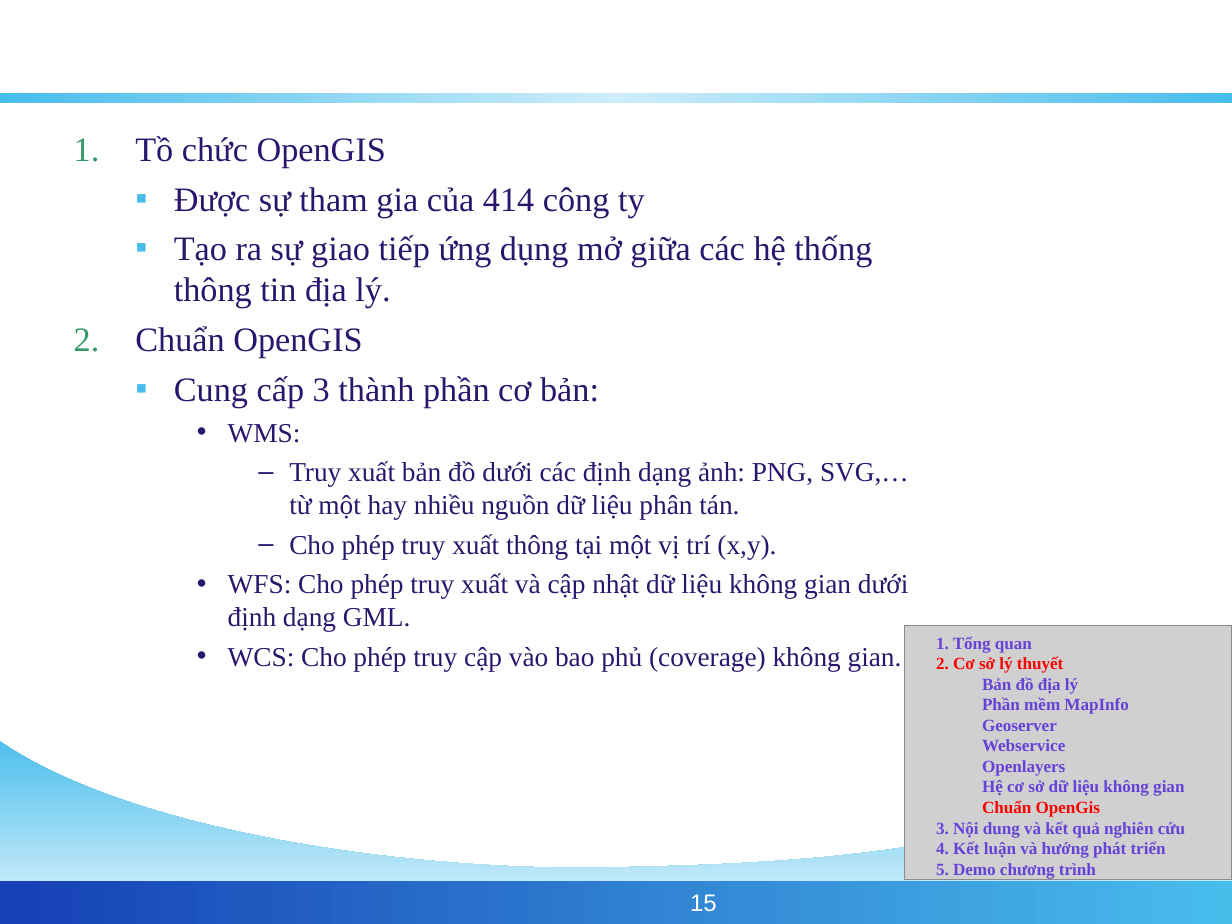
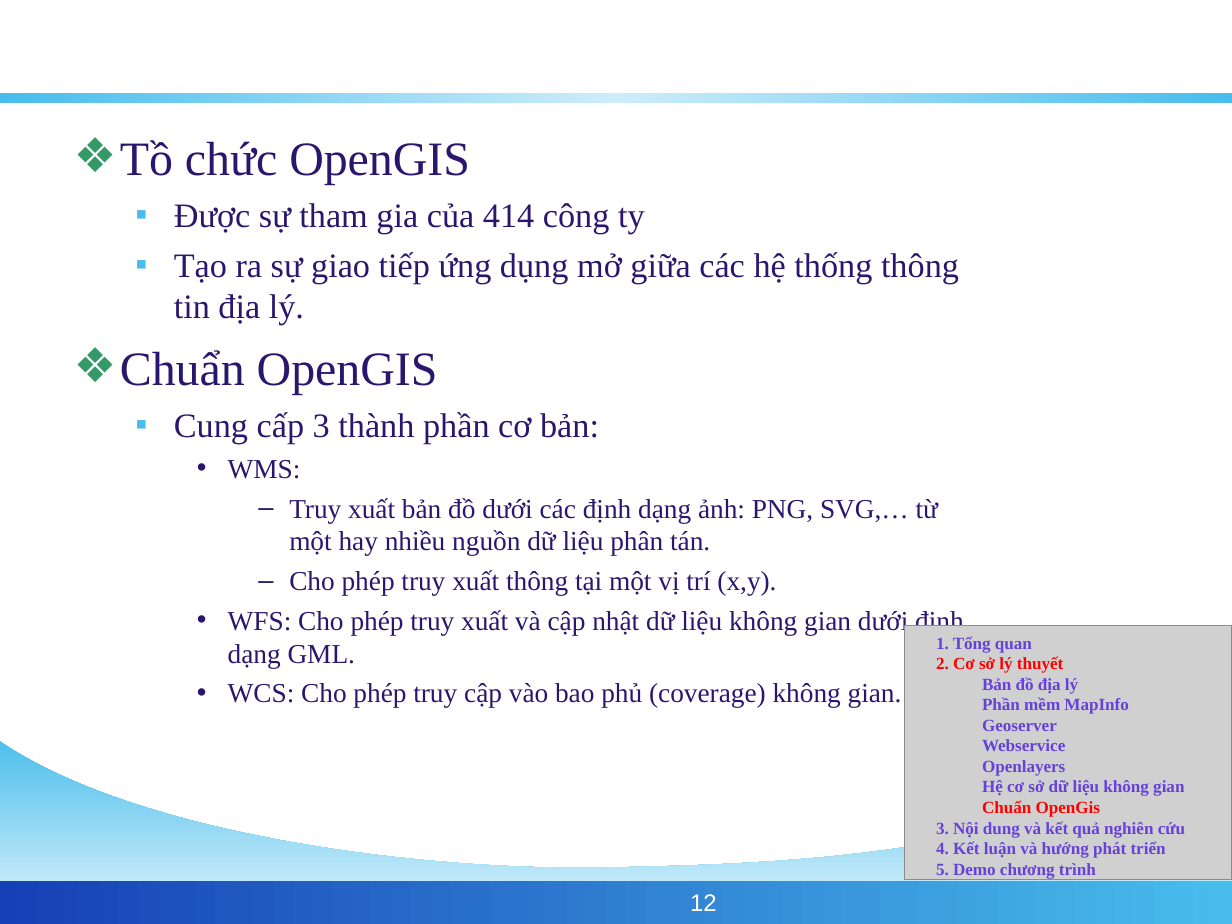
Before and after one commit to phamngsinh/cantho-webgis, a slide deck: slide 12 of Document/Bao Cao/BaoCaoLuanVan.ppt (slide 15 before the commit). Drawn at 1232x924 pixels with LibreOffice and Linux fonts; fonts in the diff are those of the drawing; grey boxes stand for pictures; background and template pictures are left out. Boxes give left, top, right and bottom in pixels: in the first picture for what was removed or moved away, otherwise in the second. Text is boxed around its words. In the diff, an @@ line names an element or a change of style, - is before the commit and + after.

```diff
--- a/Document/Bao Cao/BaoCaoLuanVan.ppt
+++ b/Document/Bao Cao/BaoCaoLuanVan.ppt
@@ text at (120,140,470,394): size 20 to 28 pt in "Tồ chức OpenGIS", "Chuẩn OpenGIS"; bullet 1. to ❖; more space between paragraphs @@
@@ page number at (690,894,717,911): text changed @@
-15
+12
```
Also in this commit, not shown: 9 other slides changed, 2 slides added, 1 slide removed.
